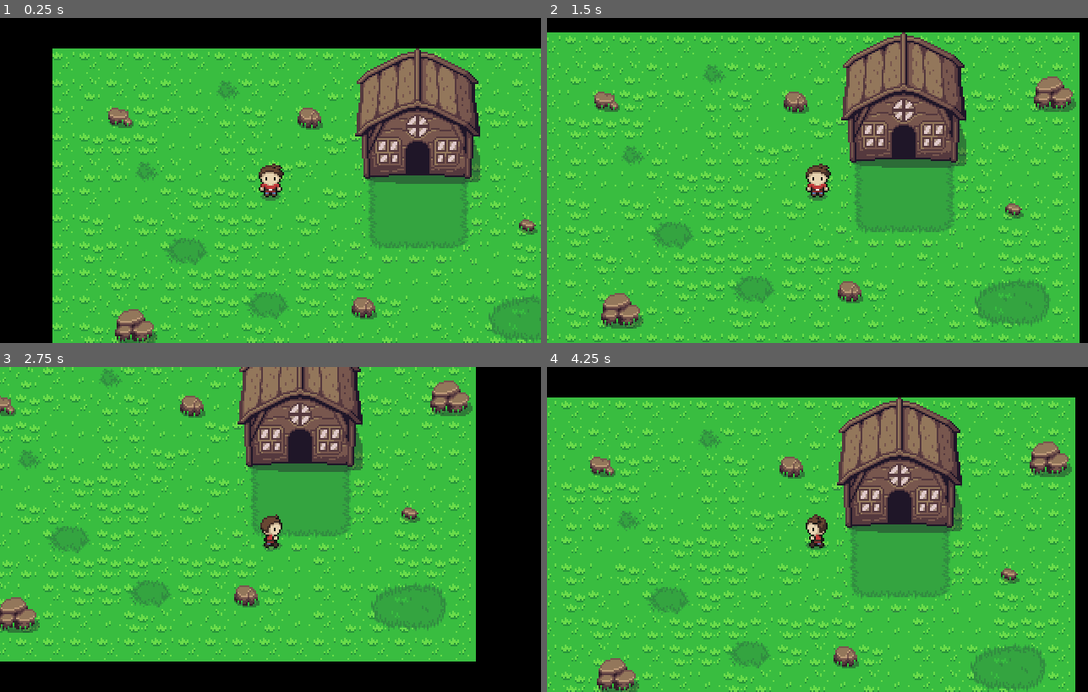
Above: before the commit, frames 1-4 (two rows, left to right).
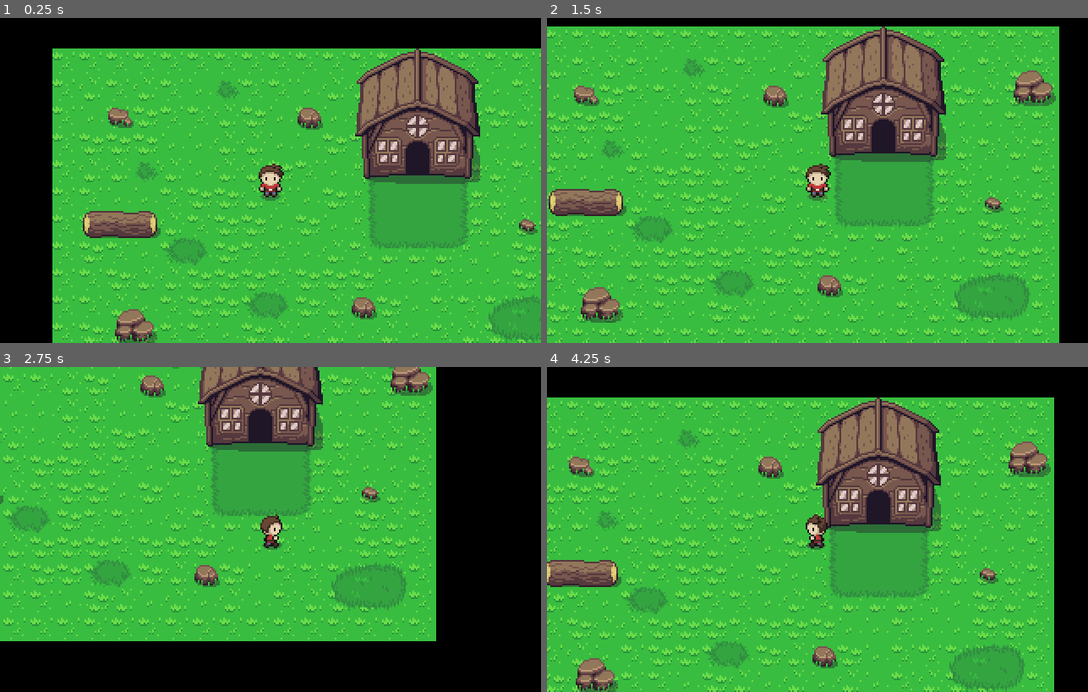
Above: after the commit, the same moments.

Repository: Bandeiraa/zelda_clone
Game: Godot game, scene res://scenes/management/game_level.tscn
Same seed, same stepped clock (60 frames per second), same inputs: the game is played once before the commit and once after it.
Inputs:
- Up to frame 1 (0.25 s): no input
- Up to frame 2 (1.5 s): tap Enter at 0.5 s; hold Right (ui_right) 0.53-1.28 s; hold Down (ui_down) from 1.28 s (still down)
- Up to frame 3 (2.75 s): release Down (ui_down) at 2.03 s; hold Right (ui_right) from 2.03 s (still down)
- Up to frame 4 (4.25 s): release Right (ui_right) at 2.78 s; hold Up (ui_up) 2.78-3.53 s; hold Left (ui_left) from 3.53 s (still down)

The runs differ from the first frame. In frame 1, 1.1% of the frame differs, in the area x 15-30%, y 59-68%; in frame 2, 41%; in frame 3, 42%, in the area x 0-88%, y 0-91%; in frame 4, 35%.

Commit message:
setting layers and masks/teleport transition

Diff:
--- a/project.godot
+++ b/project.godot
@@ -58,6 +58,11 @@
 "class": "States",
 "language": "GDScript",
 "path": "res://scripts/character/states/states.gd"
+}, {
+"base": "CanvasLayer",
+"class": "TransitionScreen",
+"language": "GDScript",
+"path": "res://scripts/management/transition_screen.gd"
 } ]
 _global_script_class_icons={
 "AttackState": "",
@@ -69,7 +74,8 @@
 "Hurtbox": "",
 "Interactable": "",
 "MoveState": "",
-"States": ""
+"States": "",
+"TransitionScreen": ""
 }
 
 [application]
@@ -123,6 +129,12 @@
  ]
 }
 
+[layer_names]
+
+2d_physics/layer_1="world"
+2d_physics/layer_2="player"
+2d_physics/layer_3="enemy"
+
 [physics]
 
 common/enable_pause_aware_picking=true
--- a/scenes/character/character.tscn
+++ b/scenes/character/character.tscn
@@ -1170,6 +1170,7 @@
 extents = Vector2( 6, 2.5 )
 
 [node name="Character" type="KinematicBody2D"]
+collision_layer = 2
 script = ExtResource( 3 )
 
 [node name="Texture" type="Sprite" parent="."]
@@ -1209,7 +1210,7 @@
 [node name="Stats" type="Node" parent="."]
 script = ExtResource( 10 )
 health = 10
-move_speed = 48
+move_speed = 64
 attack_damage = 1
 attack_cooldown = 0.4
 knockback_lifetime = 0.2
@@ -1236,12 +1237,16 @@
 one_shot = true
 
 [node name="Hurtbox" parent="." instance=ExtResource( 9 )]
+collision_layer = 2
+collision_mask = 4
 
 [node name="Collision" parent="Hurtbox" index="0"]
 shape = SubResource( 38 )
 disabled = true
 
 [node name="Hitbox" parent="." instance=ExtResource( 11 )]
+collision_layer = 0
+collision_mask = 4
 knockback_receiver = NodePath("../States/Move")
 
 [node name="Collision" parent="Hitbox" index="0"]
--- a/scenes/management/game_level.tscn
+++ b/scenes/management/game_level.tscn
@@ -7,9 +7,19 @@
 [ext_resource path="res://resources/tile/rock.tres" type="TileSet" id=5]
 [ext_resource path="res://assets/tile/decoration.png" type="Texture" id=6]
 [ext_resource path="res://scenes/interactable/enter_house.tscn" type="PackedScene" id=7]
+[ext_resource path="res://scenes/management/transition_screen.tscn" type="PackedScene" id=8]
 
 [sub_resource type="ConvexPolygonShape2D" id=1]
 points = PoolVector2Array( 0, 0, 80, 0, 80, 80, 0, 80 )
+
+[sub_resource type="ConvexPolygonShape2D" id=4]
+points = PoolVector2Array( 0, 0, 16, 0, 16, 16, 0, 16 )
+
+[sub_resource type="ConvexPolygonShape2D" id=5]
+points = PoolVector2Array( 0, 0, 16, 0, 16, 16, 0, 16 )
+
+[sub_resource type="ConvexPolygonShape2D" id=6]
+points = PoolVector2Array( 0, 0, 16, 0, 16, 16, 0, 16 )
 
 [sub_resource type="TileSet" id=2]
 0/name = "house"
@@ -33,6 +43,48 @@
 "shape_transform": Transform2D( 1, 0, 0, 1, 0, 0 )
 } ]
 0/z_index = 0
+1/name = "log"
+1/texture = ExtResource( 6 )
+1/tex_offset = Vector2( 0, 0 )
+1/modulate = Color( 1, 1, 1, 1 )
+1/region = Rect2( 112, 144, 48, 16 )
+1/tile_mode = 1
+1/autotile/bitmask_mode = 1
+1/autotile/bitmask_flags = [ Vector2( 0, 0 ), 48, Vector2( 1, 0 ), 56, Vector2( 2, 0 ), 24 ]
+1/autotile/icon_coordinate = Vector2( 1, 0 )
+1/autotile/tile_size = Vector2( 16, 16 )
+1/autotile/spacing = 0
+1/autotile/occluder_map = [  ]
+1/autotile/navpoly_map = [  ]
+1/autotile/priority_map = [  ]
+1/autotile/z_index_map = [  ]
+1/occluder_offset = Vector2( 0, 0 )
+1/navigation_offset = Vector2( 0, 0 )
+1/shape_offset = Vector2( 0, 0 )
+1/shape_transform = Transform2D( 1, 0, 0, 1, 0, 0 )
+1/shape = SubResource( 4 )
+1/shape_one_way = false
+1/shape_one_way_margin = 1.0
+1/shapes = [ {
+"autotile_coord": Vector2( 0, 0 ),
+"one_way": false,
+"one_way_margin": 1.0,
+"shape": SubResource( 4 ),
+"shape_transform": Transform2D( 1, 0, 0, 1, 0, 0 )
+}, {
+"autotile_coord": Vector2( 1, 0 ),
+"one_way": false,
+"one_way_margin": 1.0,
+"shape": SubResource( 5 ),
+"shape_transform": Transform2D( 1, 0, 0, 1, 0, 0 )
+}, {
+"autotile_coord": Vector2( 2, 0 ),
+"one_way": false,
+"one_way_margin": 1.0,
+"shape": SubResource( 6 ),
+"shape_transform": Transform2D( 1, 0, 0, 1, 0, 0 )
+} ]
+1/z_index = 0
 
 [sub_resource type="RectangleShape2D" id=3]
 extents = Vector2( 13, 3.75 )
@@ -49,12 +101,14 @@
 [node name="BaseTerrain" type="TileMap" parent="Map/PlayerHouse"]
 tile_set = ExtResource( 2 )
 cell_size = Vector2( 16, 16 )
+collision_mask = 0
 format = 1
 tile_data = PoolIntArray( -327687, 5, 0, -327686, 4, 65536, -327685, 4, 65538, -327684, 4, 65538, -327683, 4, 65538, -3 …(4950 unchanged characters)…
 
 [node name="Decoration" type="TileMap" parent="Map/PlayerHouse"]
 tile_set = ExtResource( 2 )
 cell_size = Vector2( 16, 16 )
+collision_mask = 0
 format = 1
 tile_data = PoolIntArray( -196613, 8, 0, -196610, 11, 0, -262141, 11, 0, -262137, 9, 0, -131077, 10, 0, -196601, 10, 0, 131070, 13, 0, 65539, 13, 0, 720897, 14, 0 )
 
@@ -80,14 +134,16 @@
 [node name="Rock" type="TileMap" parent="Map/Overworld"]
 tile_set = ExtResource( 5 )
 cell_size = Vector2( 16, 16 )
+collision_mask = 0
 format = 1
 tile_data = PoolIntArray( 65554, 4, 0, 131074, 3, 0, 131081, 1, 0, 393233, 0, 0, 589826, 4, 0, 589835, 1, 0 )
 
 [node name="Decoration" type="TileMap" parent="Map/Overworld"]
 tile_set = SubResource( 2 )
 cell_size = Vector2( 16, 16 )
+collision_mask = 0
 format = 1
-tile_data = PoolIntArray( 11, 0, 0 )
+tile_data = PoolIntArray( 11, 0, 0, 393217, 1, 0, 393218, 1, 1, 393219, 1, 2 )
 
 [node name="Notifier2D" type="VisibilityNotifier2D" parent="Map/Overworld" groups=["chunk_notifier"]]
 visible = false
@@ -116,5 +172,7 @@
 position = Vector2( 0, -1.25 )
 shape = SubResource( 3 )
 
+[node name="TransitionScreen" parent="." instance=ExtResource( 8 )]
+
 [editable path="Interactable/EnterHouse"]
 [editable path="Interactable/ExitHouse"]
--- /dev/null
+++ b/scenes/management/transition_screen.tscn
@@ -0,0 +1,66 @@
+[gd_scene load_steps=5 format=2]
+
+[ext_resource path="res://scripts/management/transition_screen.gd" type="Script" id=1]
+
+[sub_resource type="Animation" id=2]
+length = 0.001
+tracks/0/type = "value"
+tracks/0/path = NodePath("Mask:color")
+tracks/0/interp = 1
+tracks/0/loop_wrap = true
+tracks/0/imported = false
+tracks/0/enabled = true
+tracks/0/keys = {
+"times": PoolRealArray( 0 ),
+"transitions": PoolRealArray( 1 ),
+"update": 0,
+"values": [ Color( 0, 0, 0, 0 ) ]
+}
+
+[sub_resource type="Animation" id=1]
+resource_name = "fade_in"
+length = 0.2
+tracks/0/type = "value"
+tracks/0/path = NodePath("Mask:color")
+tracks/0/interp = 1
+tracks/0/loop_wrap = true
+tracks/0/imported = false
+tracks/0/enabled = true
+tracks/0/keys = {
+"times": PoolRealArray( 0, 0.2 ),
+"transitions": PoolRealArray( 1, 1 ),
+"update": 0,
+"values": [ Color( 0, 0, 0, 0 ), Color( 0, 0, 0, 1 ) ]
+}
+
+[sub_resource type="Animation" id=3]
+resource_name = "fade_out"
+length = 0.2
+tracks/0/type = "value"
+tracks/0/path = NodePath("Mask:color")
+tracks/0/interp = 1
+tracks/0/loop_wrap = true
+tracks/0/imported = false
+tracks/0/enabled = true
+tracks/0/keys = {
+"times": PoolRealArray( 0, 0.2 ),
+"transitions": PoolRealArray( 1, 1 ),
+"update": 0,
+"values": [ Color( 0, 0, 0, 1 ), Color( 0, 0, 0, 0 ) ]
+}
+
+[node name="TransitionScreen" type="CanvasLayer" groups=["transition"]]
+script = ExtResource( 1 )
+
+[node name="Mask" type="ColorRect" parent="."]
+anchor_right = 1.0
+anchor_bottom = 1.0
+mouse_filter = 2
+color = Color( 0, 0, 0, 0 )
+
+[node name="Animation" type="AnimationPlayer" parent="."]
+anims/RESET = SubResource( 2 )
+anims/fade_in = SubResource( 1 )
+anims/fade_out = SubResource( 3 )
+
+[connection signal="animation_finished" from="Animation" to="." method="on_animation_finished"]
--- a/scripts/character/character.gd
+++ b/scripts/character/character.gd
@@ -52,6 +52,9 @@
 
 
 func sleep(sleep_state: bool) -> void:
+	if current_action == "":
+		animation_state.travel("idle")
+
 	set_physics_process(not sleep_state)
 
 
--- a/scripts/interactable/interactable.gd
+++ b/scripts/interactable/interactable.gd
@@ -9,4 +9,4 @@
 
 
 func interact(body: Character) -> void:
-	body.global_position = house_travel_position
+	get_tree().call_group("transition", "make_transition", body, house_travel_position)
--- /dev/null
+++ b/scripts/management/transition_screen.gd
@@ -0,0 +1,23 @@
+extends CanvasLayer
+class_name TransitionScreen
+
+onready var animation: AnimationPlayer = get_node("Animation")
+
+var body = null
+var teleport_position: Vector2
+
+func make_transition(_body: Character, _teleport_position: Vector2) -> void:
+	body = _body
+	teleport_position = _teleport_position
+
+	body.sleep(true)
+	animation.play("fade_in")
+
+
+func on_animation_finished(anim_name: String) -> void:
+	if anim_name == "fade_in":
+		body.global_position = teleport_position
+		animation.play("fade_out")
+
+	if anim_name == "fade_out":
+		body.sleep(false)
Binary file changed: assets/tile/decoration.png
Not shown: 1 places in scenes/management/game_level.tscn that only renumber resources
